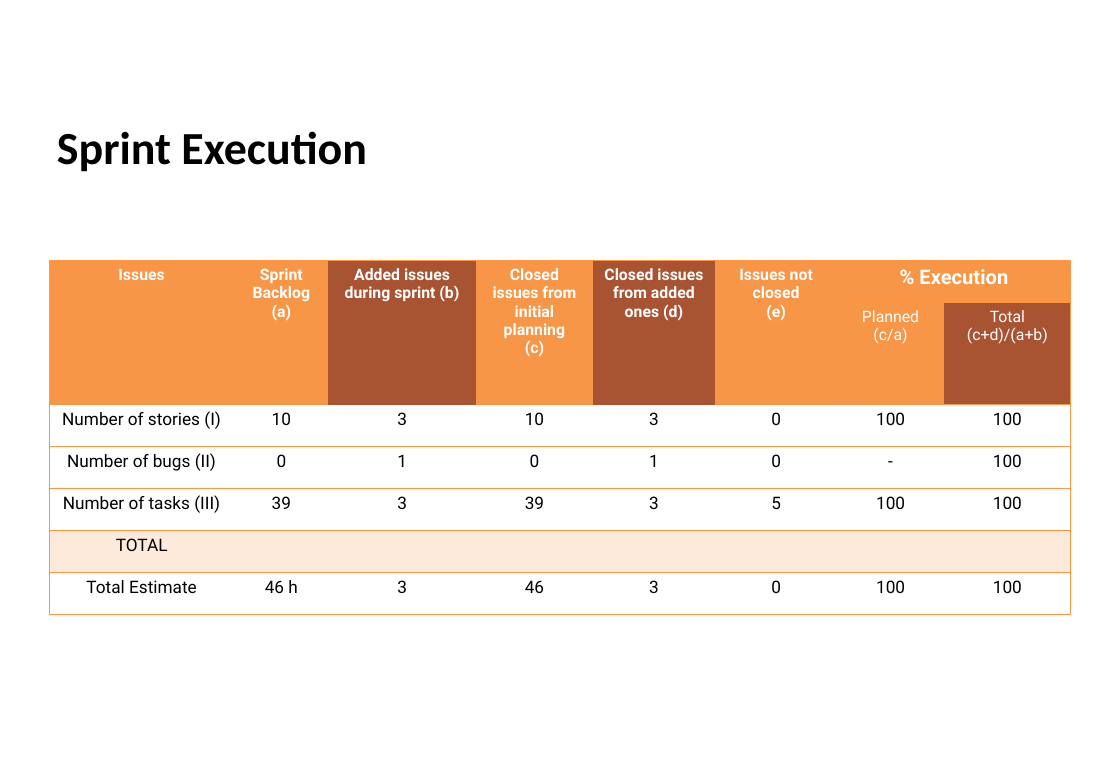
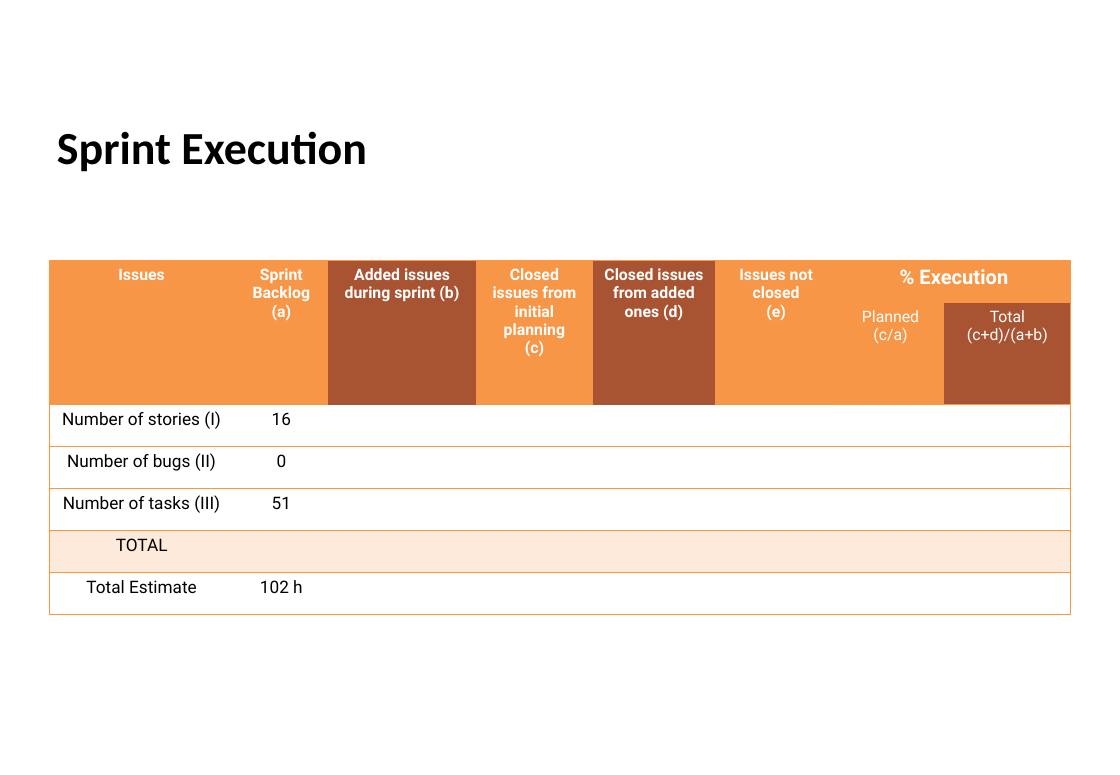
Before and after one commit to Diogosadias/LEI_PI_SEM3, a slide deck: slide 5 of docs/Sprint3/LAPR3 - Sprint 3 Status Report.pptx (slide 4 before the commit). Drawn at 1120x775 pixels with LibreOffice and Linux fonts; fonts in the diff are those of the drawing; background and template pictures are left out. Boxes give left, top, right and bottom in pixels: in the first picture for what was removed or moved away, otherwise in the second. Text is boxed around its words. In the diff, an @@ line names an element or a change of style, - is before the commit and + after.

```diff
--- a/docs/Sprint3/LAPR3 - Sprint 3 Status Report.pptx
+++ b/docs/Sprint3/LAPR3 - Sprint 3 Status Report.pptx
@@ table at box(49, 261, 1070, 597) @@
-row 3: Number of stories (I) | 10 | 3 | 10 | 3 | 0 | 100 | 100
+row 3: Number of stories (I) | 16 |  |  |  |  |  | 
-row 4: Number of bugs (II) | 0 | 1 | 0 | 1 | 0 | - | 100
+row 4: Number of bugs (II) | 0 |  |  |  |  |  | 
-row 5: Number of tasks (III) | 39 | 3 | 39 | 3 | 5 | 100 | 100
+row 5: Number of tasks (III) | 51 |  |  |  |  |  | 
-row 7: Total Estimate | 46 h | 3 | 46 | 3 | 0 | 100 | 100
+row 7: Total Estimate | 102 h |  |  |  |  |  | 
```
Also in this commit, not shown: 6 other slides changed, 1 slide added.
